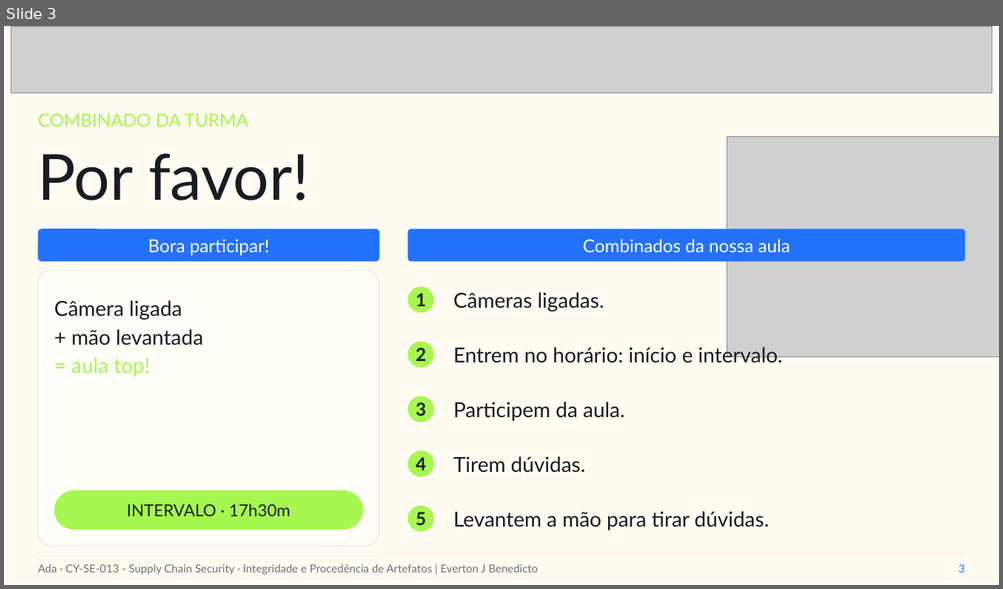
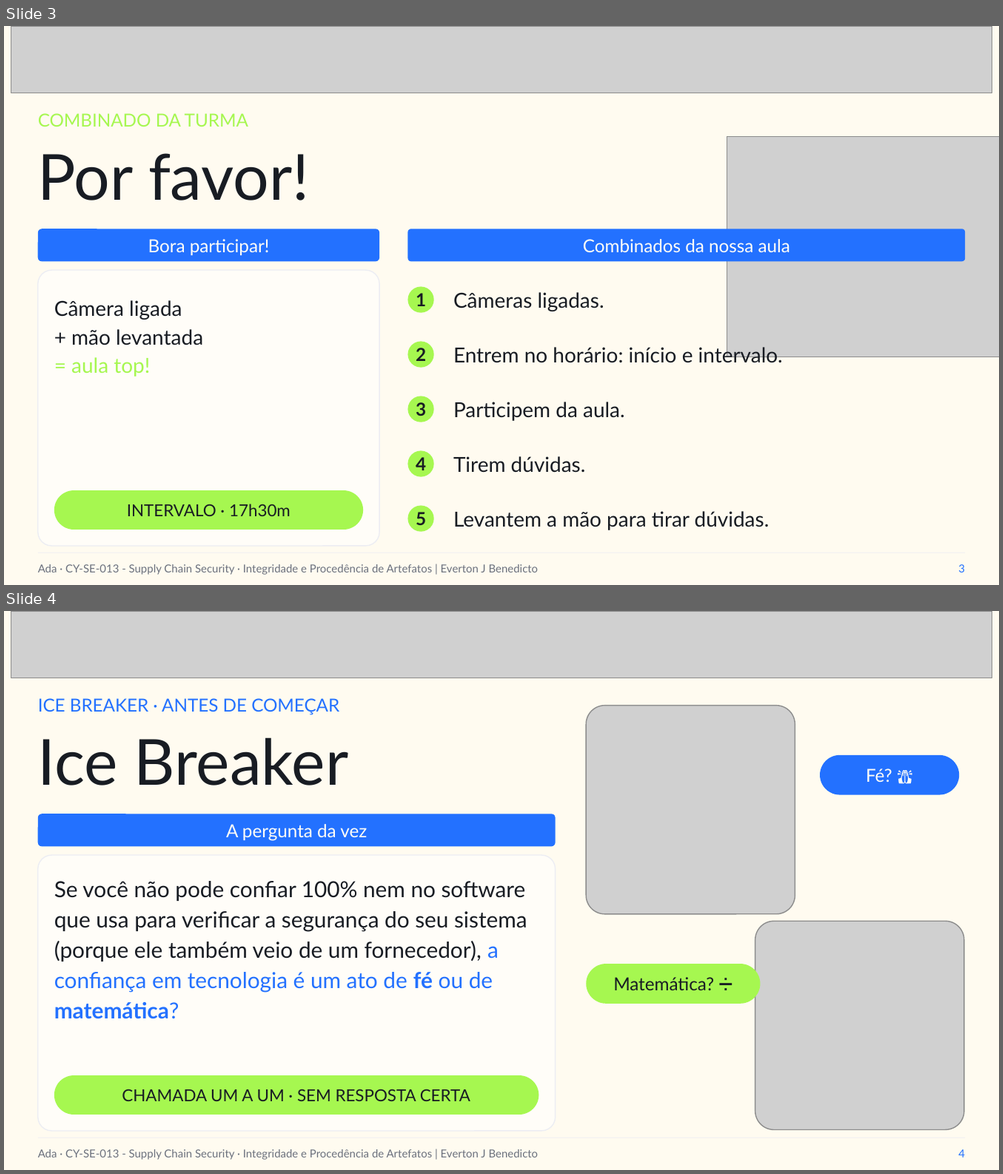
Before and after one commit to everton-dev/AdaTech.Aulas, a slide deck: CY-SE-013 - Supply Chain Security/slides/Aula_07_Integridade_e_Procedencia_de_Artefatos.pptx. Shown one above the other, each under a label of ours: slide 3 before the commit, slides 3 and 4 after it. The pictures are 1003x589 and 1003x1174 pixels, drawn with LibreOffice and Linux fonts; fonts in the diff are those of the drawing; grey boxes stand for pictures. Boxes give left, top, right and bottom in pixels: in the first picture for what was removed or moved away, otherwise in the second. Text is boxed around its words. In the diff, an @@ line names an element or a change of style, - is before the commit and + after.

```diff
--- a/CY-SE-013 - Supply Chain Security/slides/Aula_07_Integridade_e_Procedencia_de_Artefatos.pptx
+++ b/CY-SE-013 - Supply Chain Security/slides/Aula_07_Integridade_e_Procedencia_de_Artefatos.pptx
@@ slide 4 added at [4, 611, 999, 1170], background #FFFBF0 @@
@@ picture added at [11, 611, 992, 678] @@
@@ text added at [38, 698, 339, 715], 13 pt, text #2371FF @@
+ICE BREAKER · ANTES DE COMEÇAR
@@ picture added at [586, 706, 794, 914] @@
@@ text added at [38, 738, 349, 786], 46 pt, text #181C23 @@
+Ice Breaker
@@ rounded rectangle added at [819, 755, 959, 795], fill #2371FF, 13 pt, text #FFFDF8 @@
+Fé? 🙏
@@ rounded rectangle added at [38, 814, 555, 847], fill #2371FF @@
@@ text added at [226, 824, 367, 841], 13 pt, text #FFFDF8 @@
+A pergunta da vez
@@ rounded rectangle added at [38, 856, 555, 1131], fill #FFFDF8, outline #ECEDF3 0.75 pt @@
@@ text added at [54, 881, 527, 1019], 16 pt, text #181C23 @@
+Se você não pode confiar 100% nem no software que usa para verificar a segurança do seu sistema (porque ele também veio de um fornecedor), a confiança em tecnologia é um ato de fé ou de matemática?
@@ picture added at [755, 921, 964, 1130] @@
@@ rounded rectangle added at [586, 964, 760, 1004], fill #A6F750, 13 pt, text #181C23 @@
+Matemática? ➗
@@ rounded rectangle added at [54, 1076, 538, 1114], fill #A6F750 @@
@@ text added at [122, 1089, 470, 1102], 12 pt, text #181C23 @@
+CHAMADA UM A UM · SEM RESPOSTA CERTA
@@ rectangle added at [38, 1138, 965, 1139], fill #ECEDF3 @@
@@ text added at [38, 1150, 538, 1160], 8 pt, text #6A707D @@
+Ada · CY-SE-013 - Supply Chain Security · Integridade e Procedência de Artefatos | Everton J Benedicto
@@ text added at [958, 1150, 965, 1158], 8 pt, text #2371FF @@
+4
```
Also in this commit, not shown: 9 slides changed, 1 other file.
